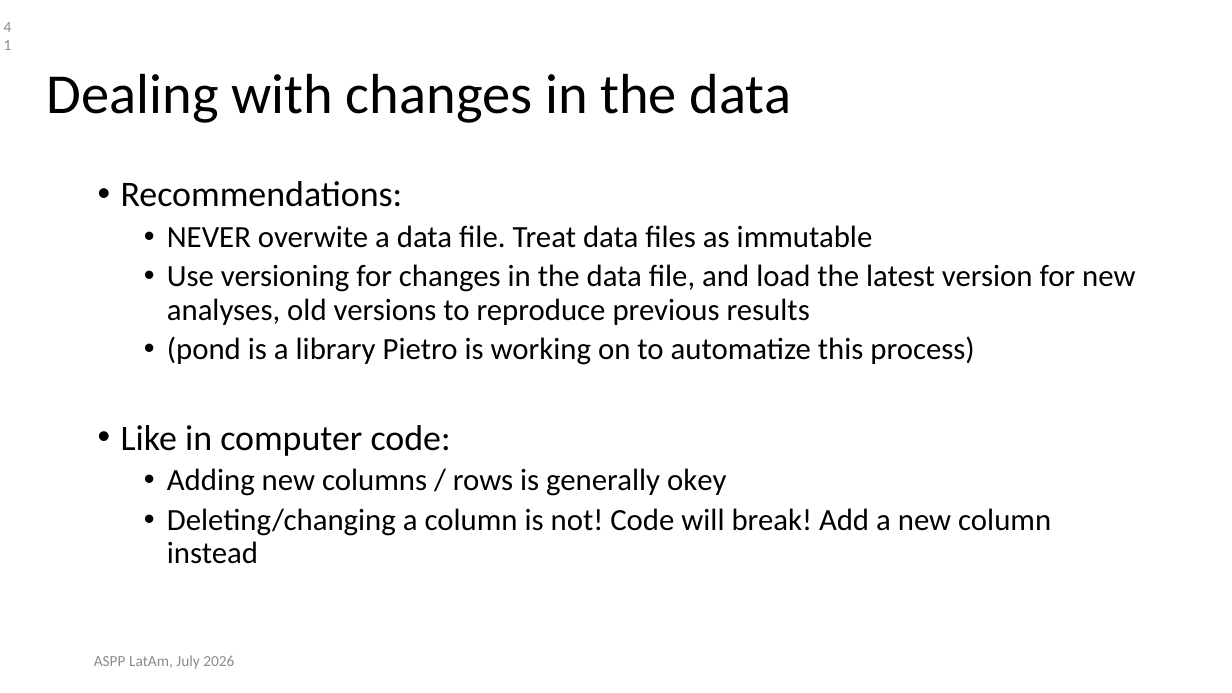
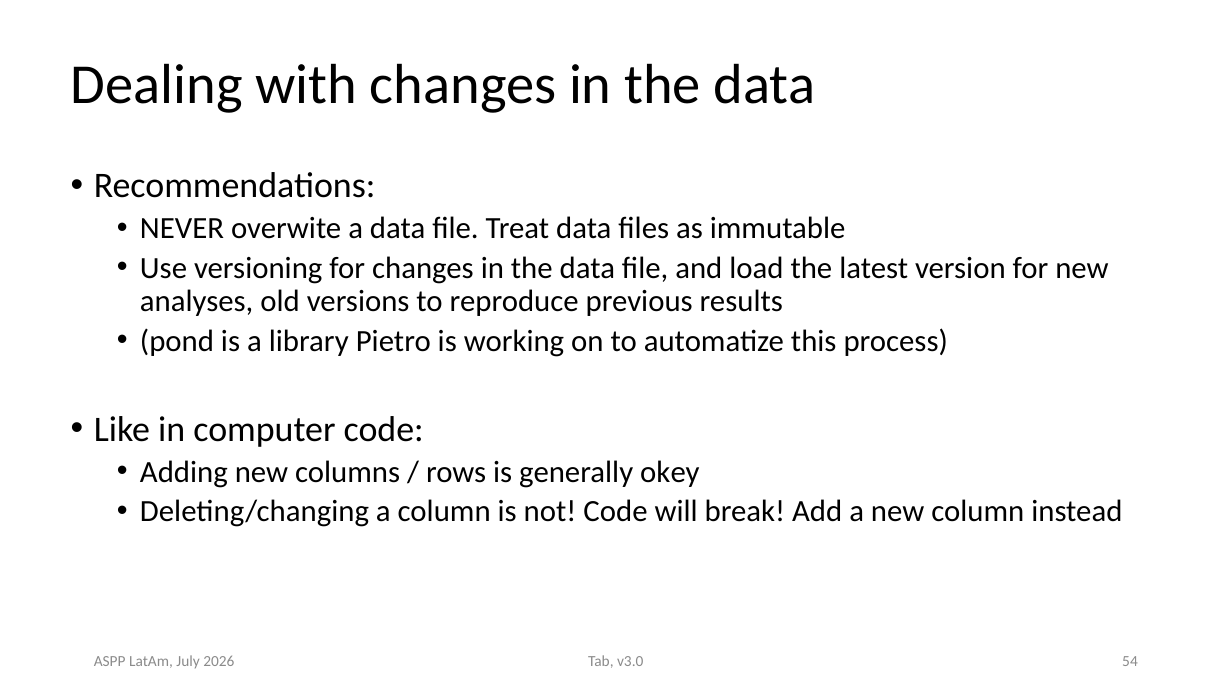
Before and after one commit to ASPP/data_class, a slide deck: slide 54 of tabular_data.pptx (slide 41 before the commit). Drawn at 1232x693 pixels with LibreOffice and Linux fonts; fonts in the diff are those of the drawing. Boxes give left, top, right and bottom in pixels: in the first picture for what was removed or moved away, otherwise in the second. Text is boxed around its words. In the diff, an @@ line names an element or a change of style, - is before the commit and + after.

```diff
--- a/tabular_data.pptx
+++ b/tabular_data.pptx
@@ title "Dealing with changes in the ...": place and size @@
-title "Dealing with changes in the ..." at [47,73,791,123]
+title "Dealing with changes in the ..." at [71,63,815,113]
@@ text "Recommendations:" rewrapped from [121,181,1135,564] to [94,172,1122,527] @@
@@ text added at [588,655,643,668], 12 pt, text #8B8B8B @@
+Tab, v3.0
@@ page number added at [1122,656,1138,666], 12 pt, text #8B8B8B @@
+54
```
Also in this commit, not shown: 66 other slides changed, 17 slides added, 3 slides removed, 21 other files.
